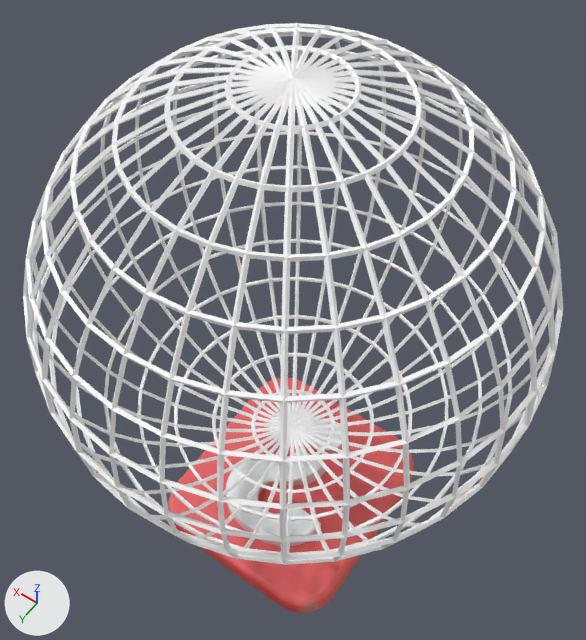
An edit to the glTF model assets/sphere.glb, drawn before and after from the same camera.
Both versions are drawn from a camera (50 mm lens) standing at (-2.1, 2.94, 7.37) and looking at (0.1, -0.14, 2.54). The axes (+X, +Y, +Z) are drawn at lower left. The lights are the same throughout. The older version comes first. Where no turn or scale is listed for an object, it has been applied to the vertices.
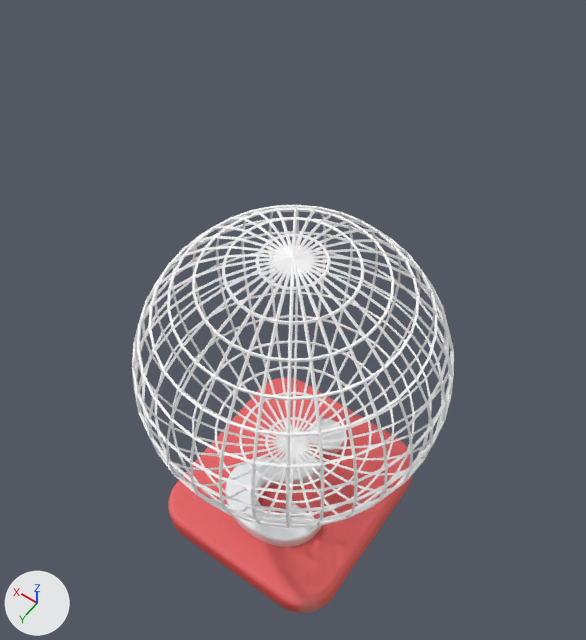
Diff of the bpy script that builds the scene:
```diff
--- a/assets/sphere.glb.py
+++ b/assets/sphere.glb.py
@@ ob_mesh_0_001 @@
 ob_mesh_0_001 = bpy.data.objects.new('mesh_0.001', me_mesh_1)
-ob_mesh_0_001.location = (-1.785, 1.785, 1.236)
-ob_mesh_0_001.scale = (0.000218, 0.000218, 0.000218)
+ob_mesh_0_001.location = (-1.227, 1.227, 0.969)
+ob_mesh_0_001.scale = (0.00015, 0.00015, 0.00015)
```

Where the change shows, as pixel boxes (x1, y1, x2, y2) in the pictures (586 x 640 px):
'mesh_0.001', moved, rescaled (40% narrower, 40% shorter)
    before: (23, 23, 563, 565)
    after: (132, 205, 454, 528)
